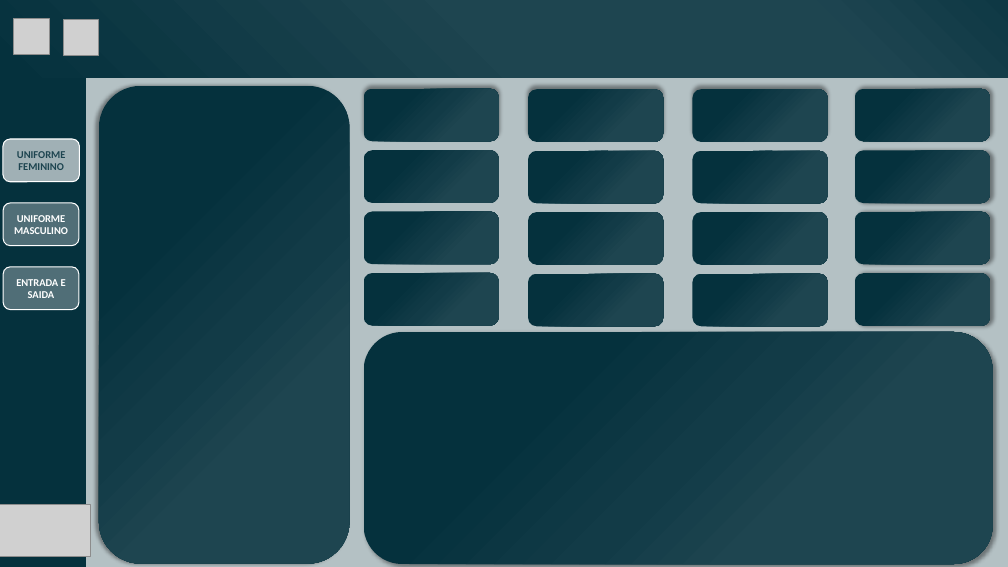
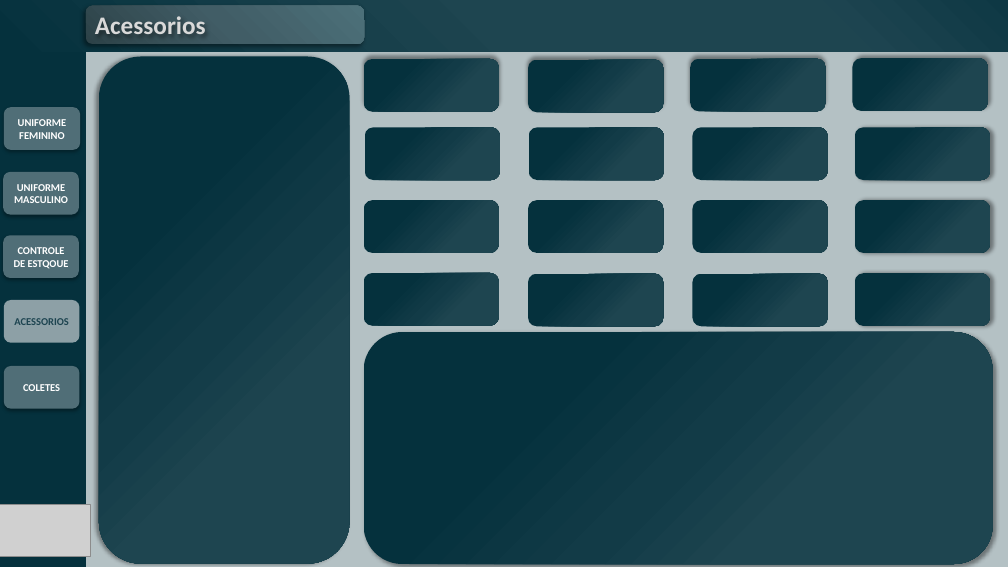
Before and after one commit to ToltalTouch/projeto_BI-ALMOXARIFADO, a slide deck: slide 13 of Apresentação1 4 1.pptx (slide 17 before the commit). Drawn at 1008x567 pixels with LibreOffice and Linux fonts; fonts in the diff are those of the drawing; grey boxes stand for pictures. Boxes give left, top, right and bottom in pixels: in the first picture for what was removed or moved away, otherwise in the second. Text is boxed around its words. In the diff, an @@ line names an element or a change of style, - is before the commit and + after.

```diff
--- a/Apresentação1 4 1.pptx
+++ b/Apresentação1 4 1.pptx
@@ rounded rectangle resized from (x1=0, y1=0, x2=1008, y2=78) to (x1=0, y1=0, x2=1008, y2=51) @@
@@ picture removed at (x1=14, y1=19, x2=49, y2=54) @@
@@ picture removed at (x1=64, y1=20, x2=99, y2=55) @@
@@ rounded rectangle added at (x1=86, y1=6, x2=364, y2=44), fill gradient #2E4248 to #415E67 to #4D707A @@
@@ text added at (x1=95, y1=16, x2=206, y2=34), 24 pt, text #D9D9D9, bold @@
+Acessorios
@@ rounded rectangle resized from (x1=99, y1=86, x2=350, y2=564) to (x1=99, y1=56, x2=349, y2=563) @@
@@ 6 rounded rectangles moved together from (x1=3, y1=89, x2=990, y2=246) to (x1=3, y1=58, x2=988, y2=215) @@
@@ rounded rectangle "UNIFORME FEMININO" at (x1=4, y1=107, x2=80, y2=150): text colour #1D4450 to #FFFFFF; fill #A0B0B5 to #506E77; outline #FFFFFF 1 pt to none; shadow on @@
@@ 4 rounded rectangles moved together from (x1=363, y1=150, x2=990, y2=204) to (x1=365, y1=127, x2=990, y2=180) @@
@@ rounded rectangle "UNIFORME MASCULINO" at (x1=3, y1=172, x2=79, y2=215): outline #FFFFFF 1 pt to none; shadow on @@
@@ 4 rounded rectangles moved together from (x1=363, y1=211, x2=990, y2=265) to (x1=363, y1=200, x2=990, y2=253) @@
@@ rounded rectangle added at (x1=3, y1=235, x2=79, y2=278), fill #506E77, 10 pt, text #FFFFFF, bold @@
+CONTROLE DE ESTQOUE
@@ rounded rectangle removed at (x1=3, y1=267, x2=79, y2=310) @@
-ENTRADA E SAIDA
@@ rounded rectangle added at (x1=4, y1=300, x2=79, y2=343), fill #8DA0A6, 10 pt, text #1D4450, bold @@
+ACESSORIOS
@@ rounded rectangle added at (x1=4, y1=366, x2=79, y2=409), fill #506E77, 10 pt, text #FFFFFF, bold @@
+COLETES
```
Also in this commit, not shown: 4 other slides changed, 8 other files.
